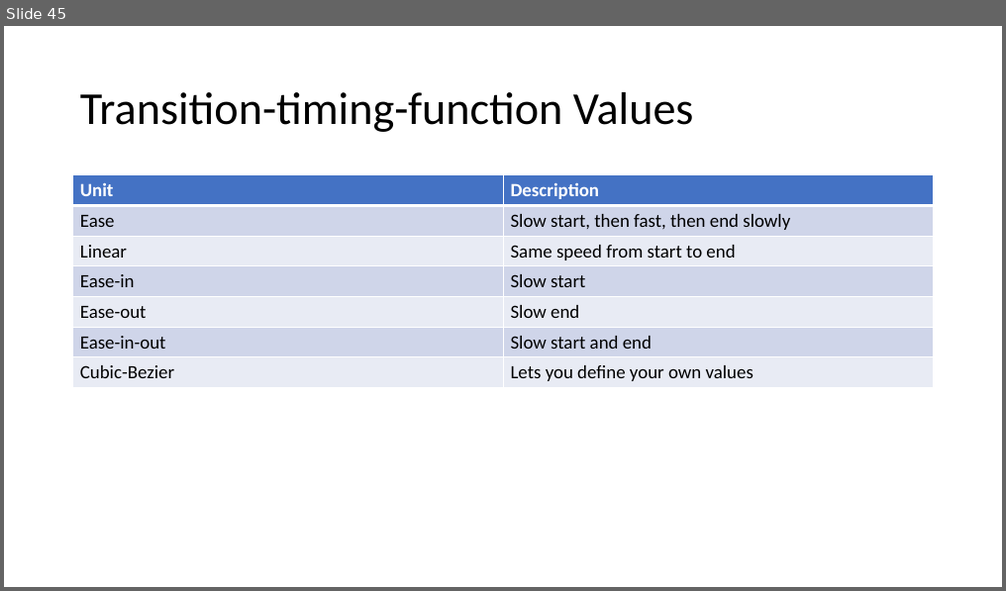
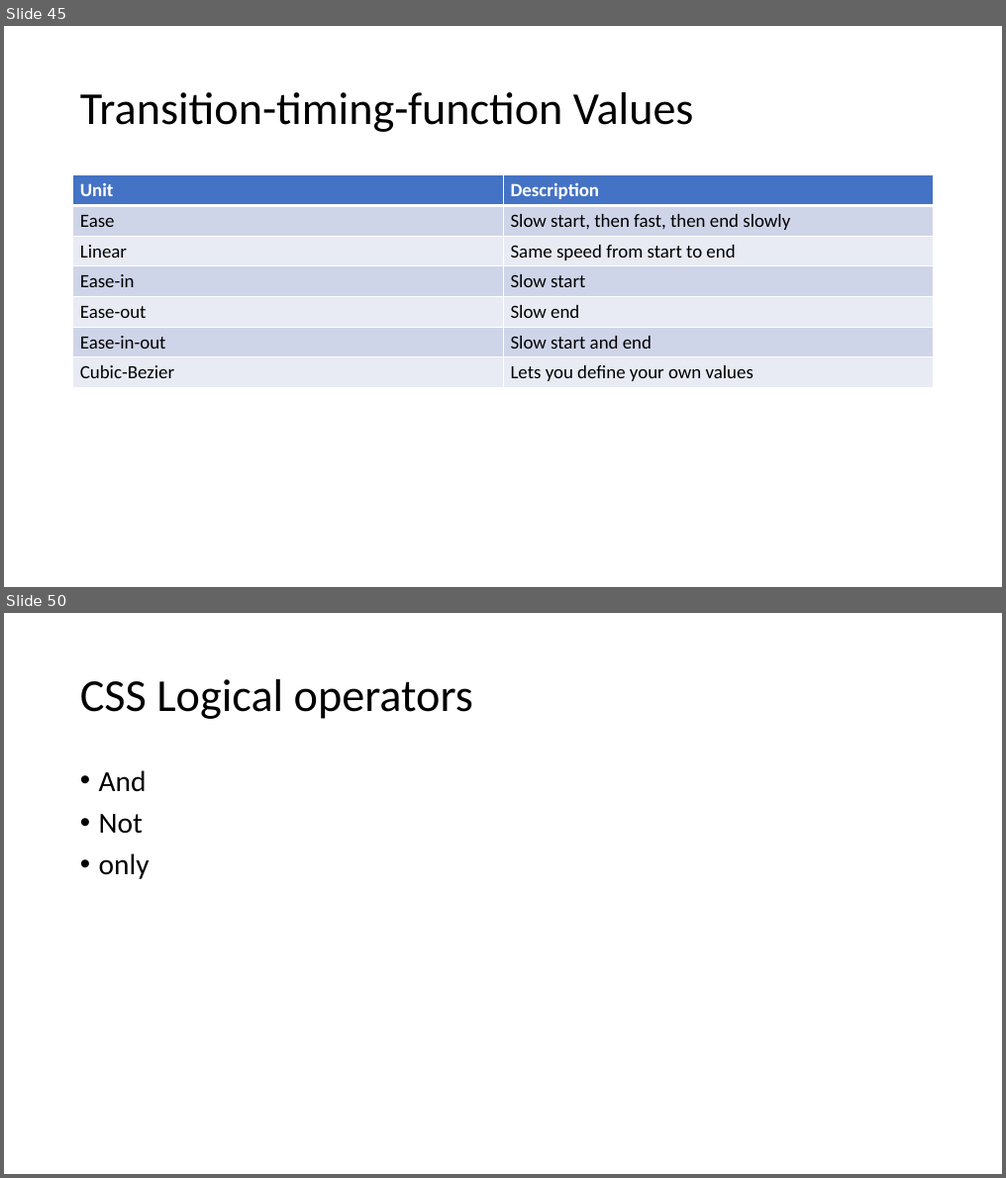
Before and after one commit to PiyushChaturvedii/Batch05, a slide deck: CSS3.pptx. Shown one above the other, each under a label of ours: slide 45 before the commit, slides 45 and 50 after it; the slides between them are not shown. The pictures are 1006x591 and 1006x1178 pixels, drawn with LibreOffice and Linux fonts; fonts in the diff are those of the drawing. Boxes give left, top, right and bottom in pixels: in the first picture for what was removed or moved away, otherwise in the second. Text is boxed around its words. In the diff, an @@ line names an element or a change of style, - is before the commit and + after.

```diff
--- a/CSS3.pptx
+++ b/CSS3.pptx
@@ slide 50 added at [4, 613, 1002, 1174], background #FFFFFF @@
@@ title added at [80, 679, 473, 719], 44 pt, text #000000 @@
+CSS Logical operators
@@ text added at [99, 770, 150, 879], 28 pt, text #000000 @@
+• And
+• Not
+• only
```
Also in this commit, not shown: 7 other slides added, 3 other files.
